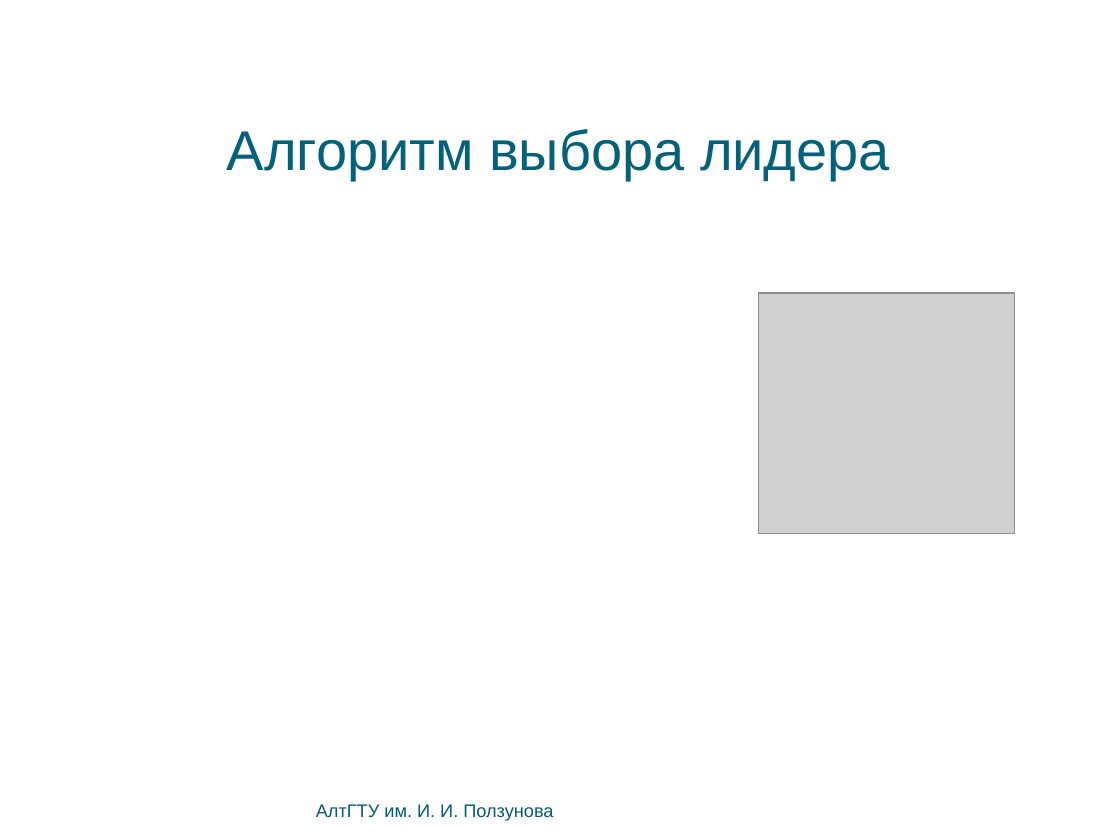
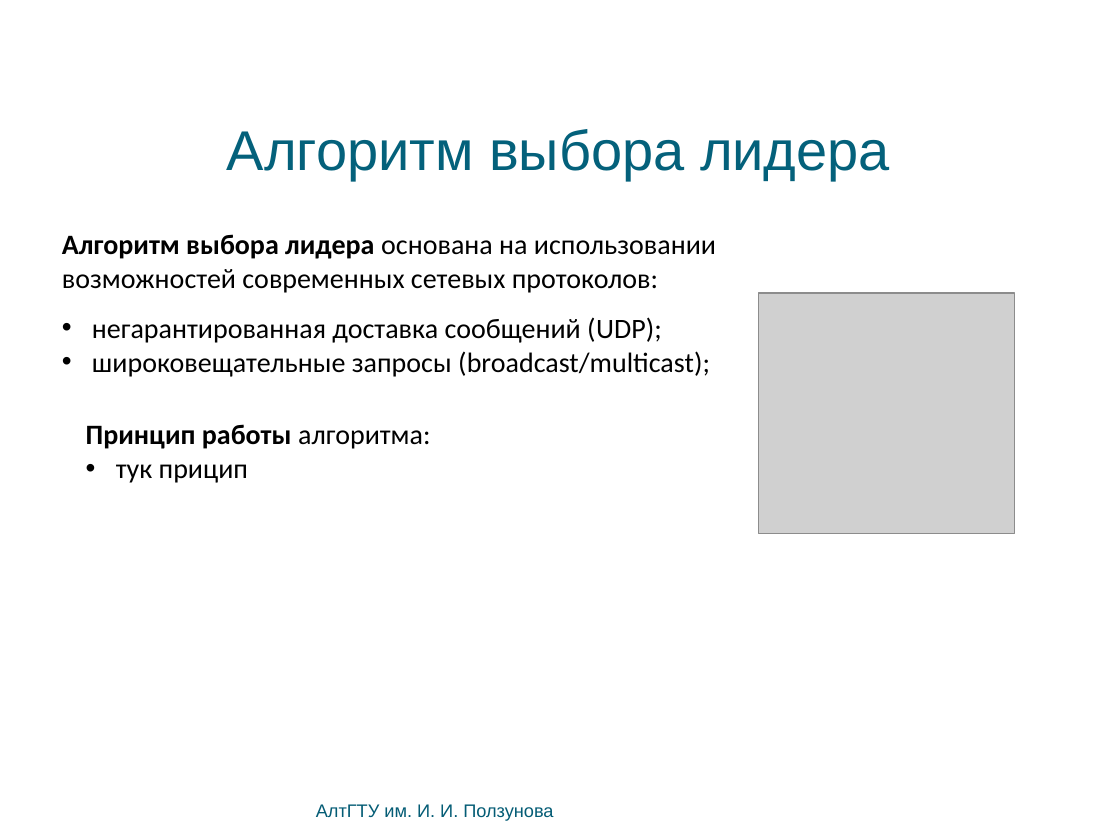
Before and after one commit to bluerain/snoopy, a slide deck: slide 20 of diploma/trunk/ppt/kostyukov.pptx. Drawn at 1120x840 pixels with LibreOffice and Linux fonts; fonts in the diff are those of the drawing; grey boxes stand for pictures; background and template pictures are left out. Boxes give left, top, right and bottom in pixels: in the first picture for what was removed or moved away, otherwise in the second. Text is boxed around its words. In the diff, an @@ line names an element or a change of style, - is before the commit and + after.

```diff
--- a/diploma/trunk/ppt/kostyukov.pptx
+++ b/diploma/trunk/ppt/kostyukov.pptx
@@ text added at (62,234,716,377), 20 pt, text #000000 @@
+Алгоритм выбора лидера основана на использовании возможностей современных сетевых протоколов:
+• негарантированная доставка сообщений (UDP);
+• широковещательные запросы (broadcast/multicast);
@@ text added at (86,424,430,483), 20 pt, text #000000 @@
+Принцип работы алгоритма:
+• тук прицип
```
Also in this commit, not shown: 3 other slides changed.
